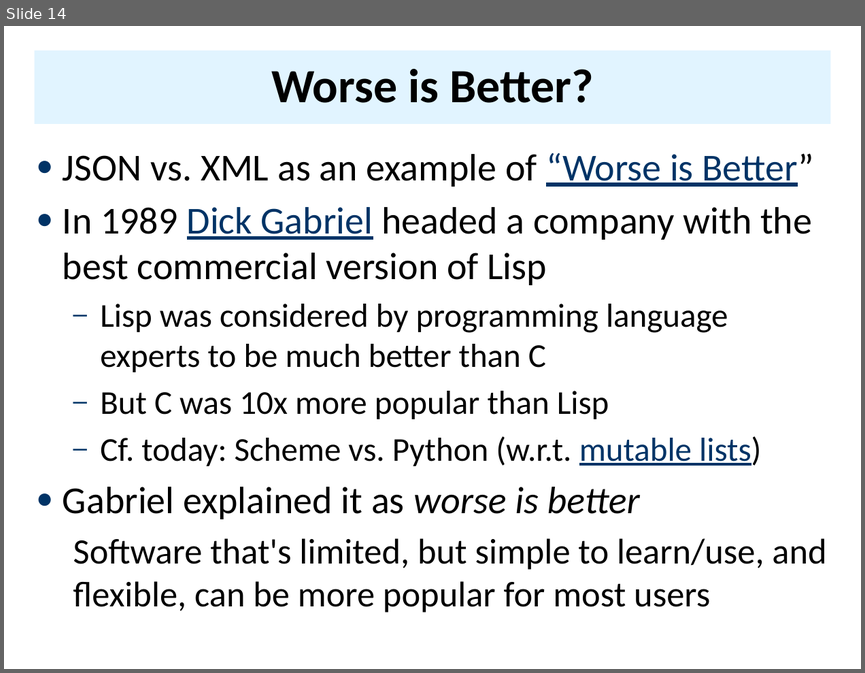
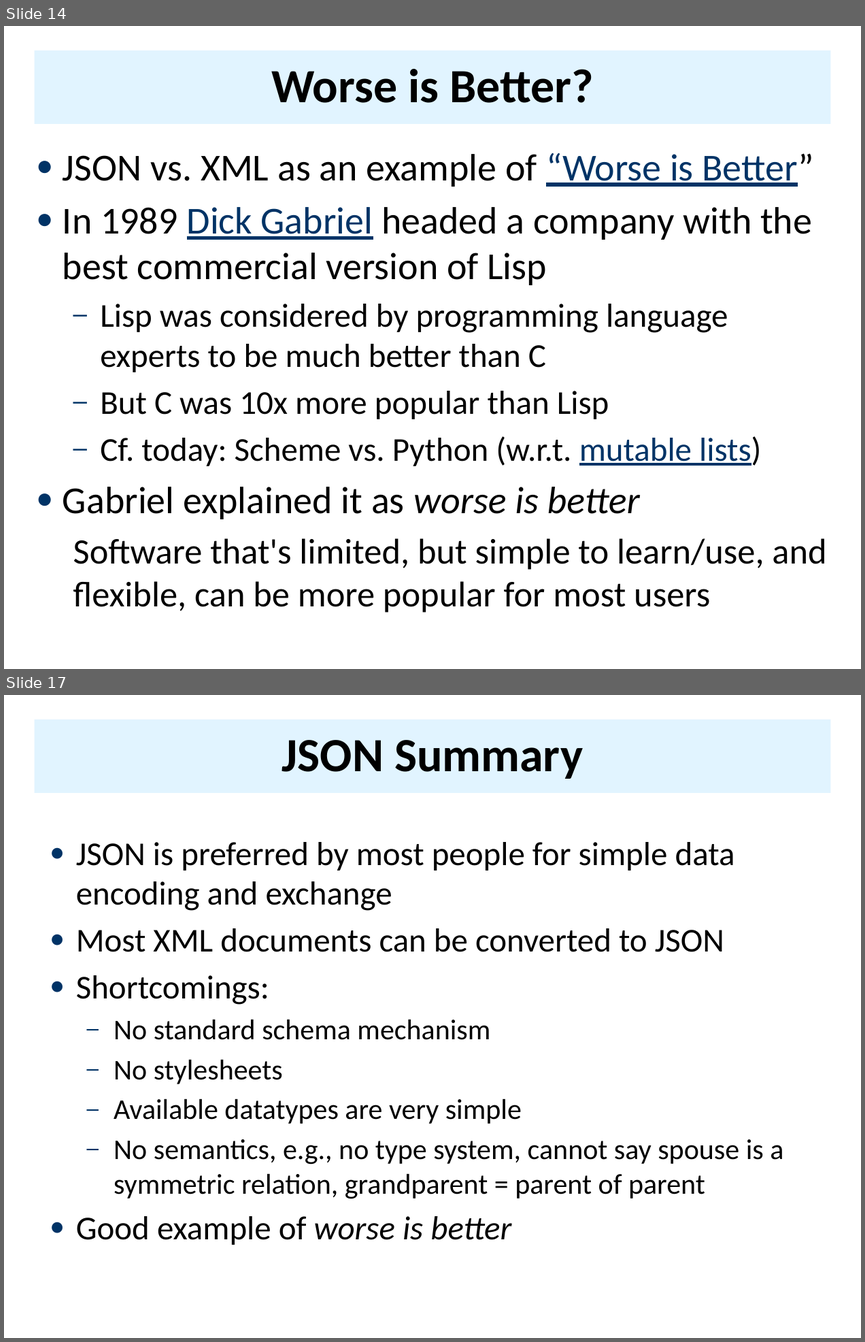
Before and after one commit to UMBC-CMSC-491-691-F19-Knowledge-Graphs/class_material, a slide deck: notes/03_xml/03json.pptx. Shown one above the other, each under a label of ours: slide 14 before the commit, slides 14 and 17 after it; the slides between them are not shown. The pictures are 865x673 and 865x1342 pixels, drawn with LibreOffice and Linux fonts; fonts in the diff are those of the drawing; background and template pictures are left out. Boxes give left, top, right and bottom in pixels: in the first picture for what was removed or moved away, otherwise in the second. Text is boxed around its words. In the diff, an @@ line names an element or a change of style, - is before the commit and + after.

```diff
--- a/notes/03_xml/03json.pptx
+++ b/notes/03_xml/03json.pptx
@@ slide 17 added at bbox=[4, 695, 861, 1338], background #FFFFFF @@
@@ title added at bbox=[34, 719, 830, 793], fill #E1F4FF, 40 pt, text #000000, bold @@
+JSON Summary
@@ text added at bbox=[76, 842, 783, 1244], 24 pt, text #000000 @@
+● JSON is preferred by most people for simple data encoding and exchange
+● Most XML documents can be converted to JSON
+● Shortcomings:
+  – No standard schema mechanism
+  – No stylesheets
+  – Available datatypes are very simple
+  – No semantics, e.g., no type system, cannot say spouse is a symmetric relation, grandparent = parent of parent
+● Good example of worse is better
```
Also in this commit, not shown: 1 slide changed, 2 other slides added, 3 other files.
